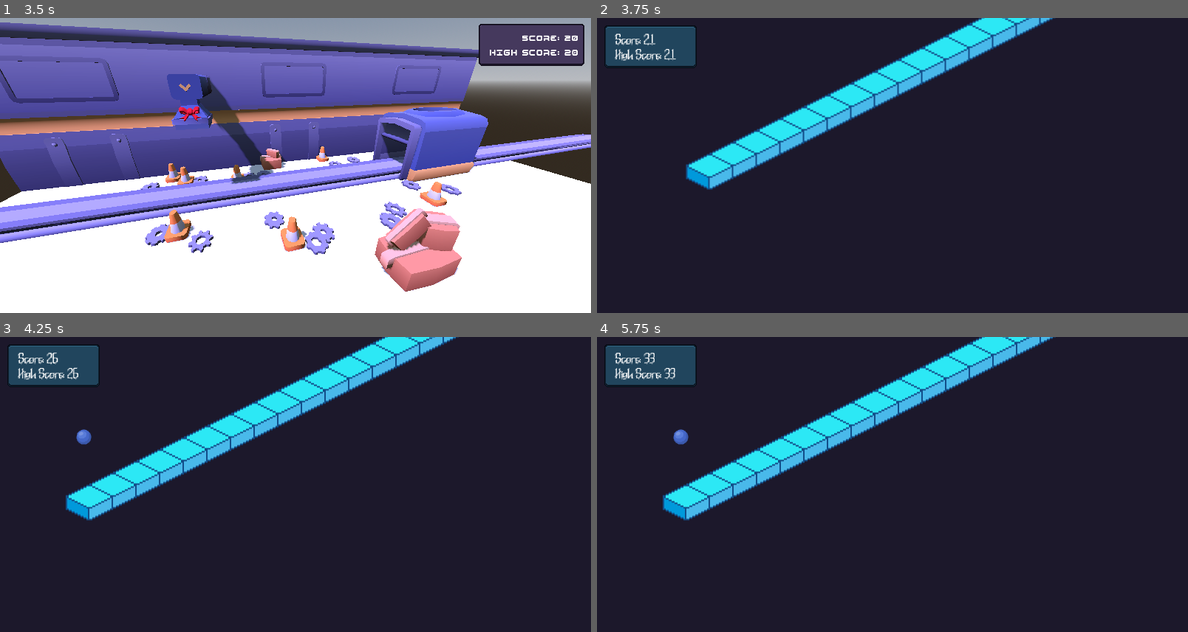
Above: before the commit, frames 1-4 (two rows, left to right).
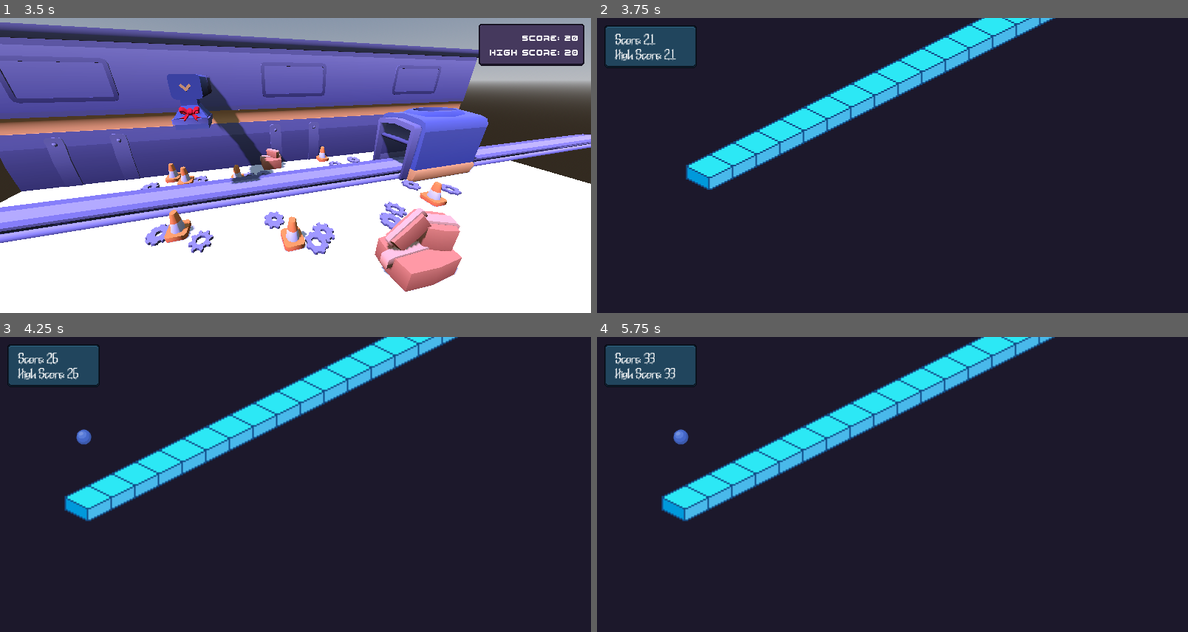
Above: after the commit, the same moments.

Repository: ofknee/tap-tap-tap
Game: Godot game, scene res://scenes/root.tscn
The game is run twice, just before and just after one commit, with the same random seed, the same clock (stepped at 60 frames per second) and the same inputs.
Inputs:
- Up to frame 1 (3.5 s): tap Enter at 0.5 s; hold Right (RIGHT) 0.53-1.28 s; tap Shift (SWITCH) every 0.75 s from 0.6 to 2.85 s; hold A (LEFT) 1.28-2.03 s; tap Space at 2 s; hold Right (RIGHT) from 2.03 s (still down)
- Up to frame 2 (3.75 s): tap Enter at 3.5 s; release Right (RIGHT) at 3.53 s; hold A (LEFT) from 3.53 s (still down); tap Shift (SWITCH) at 3.6 s
- Up to frame 3 (4.25 s): keep holding A (LEFT)
- Up to frame 4 (5.75 s): keep holding A (LEFT); tap Shift (SWITCH) at 4.35, 5.1 s; tap Space at 5 s

Frame 1 is identical in both runs. In frame 2, 1.0% of the frame differs, in the area x 15-78%, y 0-59%; in frame 3, 2.4%, in the area x 10-78%, y 0-63%; in frame 4, 2.4%.

Commit message:
Revert "speed attempt"
This reverts commit 97b376f87d3fd339ea0f50297551a4862be5785d.

Diff:
--- a/scenes/factory/spawnable.gd
+++ b/scenes/factory/spawnable.gd
@@ -10,7 +10,7 @@
 
 # Called every frame. 'delta' is the elapsed time since the previous frame.
 func _physics_process(delta: float) -> void:
-	position.x -= Global.speed/108.5 # magic number to sync with different sizes lol
+	position.x -= speed
 	if position.x <= -4:
 		print("die time")
 		queue_free()
--- a/scenes/important/global.gd
+++ b/scenes/important/global.gd
@@ -9,7 +9,5 @@
 var score = 0
 var high_score = 0
 var jump_vel = -380
-var player_speed = 180
-var accel_count = 0
 
 var floor_check : bool = false
--- a/scenes/iso/jump_strip.gd
+++ b/scenes/iso/jump_strip.gd
@@ -35,7 +35,6 @@
 
 			SignalBus.spawn_new.emit(generation[-1])
 
-
 func spawn_tile(type:int) -> void:
 	if type == 0:
 		set_cell(spawnpoint, tile["id"], tile["atlas_coords"])
--- a/scenes/iso/player.gd
+++ b/scenes/iso/player.gd
@@ -2,16 +2,13 @@
 
 
 #@onready var SPEED = Global.player_speed
-@onready var x_value = global_position.x
-#@onready var JUMP_VELOCITY = Global.jump_vel
+@onready var JUMP_VELOCITY = Global.jump_vel
 @onready var ray = $RayCast2D
 @onready var shadow = $Shadow
 @onready var score_label = $"../Timer/MarginContainer/MarginContainer2/VBoxContainer/score"
 @onready var hs_label = $"../Timer/MarginContainer/MarginContainer2/VBoxContainer/highScore"
 
 func _physics_process(delta: float) -> void:
-	global_position.x = x_value
-
 
 	hs_label.text = " High Score: " + str(Global.high_score)
 
@@ -25,13 +22,13 @@
 		shadow.hide()
 	# Add the gravity.
 	if not is_on_floor():
-		if Global.accel_count > 1:
-			velocity += get_gravity() * delta * 1.1 * (Global.accel_count)
-		else:
-			velocity += get_gravity() * delta * 1.1
-
+		#if Global.accel_count > 1:
+			#velocity += get_gravity() * delta * 1.1 * (1*Global.accel_count)
+		#else:
+		velocity += get_gravity() * delta * 1.1
+	# Handle jump.
 	if Input.is_anything_pressed() and is_on_floor():
-		velocity.y = Global.jump_vel
+		velocity.y = JUMP_VELOCITY
 		SignalBus.tap.emit()
 
 
@@ -52,20 +49,13 @@
 			hs_label.text = " High Score: " + str(Global.high_score)
 	score_label.text = " Score: " + str(Global.score)
 
-	if Global.score % 20 == 0:
-		Global.accel_count += 1
-		Global.speed = 1.05 * (Global.accel_count)
-		Global.player_speed *= 1.1
-		Global.jump_vel *= 1.1
-
-
 func _on_timer_timeout() -> void:
 	add_point()
 
 func _input(event : InputEvent) -> void:
 	if Input.is_action_just_pressed("SWITCH"):
 		get_tree().change_scene_to_file("res://scenes/factory/factory.tscn")
-	#if Global.high_score%20 == 0:
+	#if Global.high_score%100 == 0:
 		#Global.speed = Global.speed*1.1
 		#Global.player_speed = Global.player_speed*1.1
 		#Global.jump_vel = Global.jump_vel*1.1
